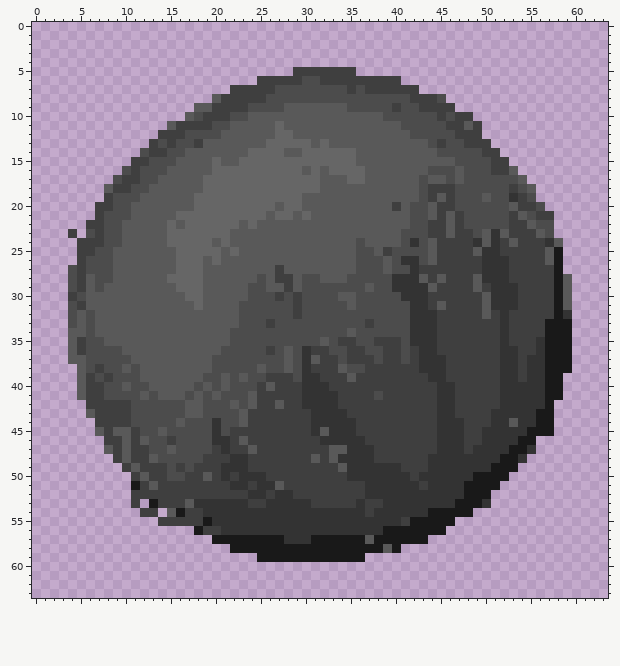
Two versions of one pixel-art sprite, sprites/spr_boulder/9d8ca207-e07d-43ec-ab24-bfb32d0c2227.png. The picture above was drawn from the file before the commit.
The file is 64x64 pixels. The old version is drawn lined up with the new one.
After the commit:
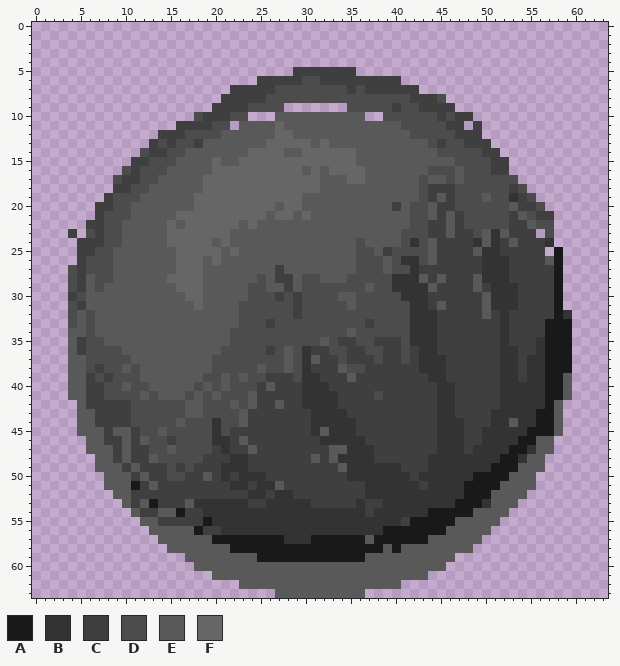
Palette (. is transparent): A #191919  B #333333  C #3f3f3f  D #4c4c4c  E #595959  F #666666
From old to new:
whole drawing moved by +0,-4 (the old picture is shown already moved)
@@ x 13..50 @@
  7 .........CCCCCDDDDDDDDCDCCCCCC........
- 8 .......ECCCCCDDDDDDDDDDDDDDDDCCCD.....
- 9 .....EECCCCDDDDEEEEEEEDDDDDCDDCCCC....
-10 ....EDCCCDDEEEEEEEEEEEEEEEDDDDDDCDCC..
-11 ..ECCCCDDEEEEEFEEEEEEEEEEEEEDDDDDCCEC.
+ 8 ........CCCCCDDDDDDDDDDDDDDDDCCCD.....
+ 9 .......CCCCDDDD.......DDDDDCDDCCCC....
+10 .....DCCCDD...EEEEEEEEEE..DDDDDDCDCC..
+11 ...CCCCDD.EEEEFEEEEEEEEEEEEEDDDDDCC.C.
 12 .CCCDDDDEEEEEEFFEEEEEEEEEEEEEDDDDDCCC.
@@ x 0..63 @@
 15 ...........CCDDDEEEEFEEFFFFFFFFFFFFFEEEEEEEEEEEDDDDCC...........
-16 ..........DCDDDEEEEEFFFFFFFFFFEFEFFFFEEEEEEEDDDEDDDCCE..........
-17 .........DCCDDEEEEEFFFFFFFFFFFFFEEEFFEEEEEEDEEDEDDDDDDE.........
-18 ........ECCDDEEEEEEFFFFFFFFFFFFFEEEEEEEEEEEDCCCDDDDDDCDE........
+16 ..........DCDDDEEEEEFFFFFFFFFFEFEFFFFEEEEEEEDDDEDDDCC...........
+17 .........DCCDDEEEEEFFFFFFFFFFFFFEEEFFEEEEEEDEEDEDDDDDD..........
+18 .........CCDDEEEEEEFFFFFFFFFFFFFEEEEEEEEEEEDCCCDDDDDDCD.........
 19 ........CDDDEEEEEEFFFFFFFFFFFFEEEEEEEEEEEEEDCECDDDEDDBCD........
@@ x 54..61 @@
 22 CEDD....
-23 CCED....
-24 CCCBE...
-25 CCCEA...
+23 CC.D....
+24 CCCB....
+25 CCC.A...
 26 CCCEA...
 27 CCCCA...
-28 CCCCAE..
-29 CCCCAE..
-30 CCCCAE..
-31 CCCCAE..
+28 CCCCA...
+29 CCCCA...
+30 CCCCA...
+31 CCCCA...
 32 CCCCAB..
@@ x 0..63 @@
 37 ....EEDDDDDEEEEEEEEEDDDDDDDDEDBECCDCCCDCCDCBBBCCCCCCBBCBBAAA....
-38 .....EDCDDEDEEEEEEEEDDDDDEDDEDBCCCEDDCCCCCCBBBCCCCCCBBCBBAAA....
-39 .....ECDCDDDEEEEEEEDDEDEDDCCCDBBCCCECCCCCCCCBBCCCCCCBBCBBAA.....
-40 .....ECCDDEDDEEEEEDEDEDDDCECCCBBBCCCCCCCCCCCCBBCCCCCBBBBBAA.....
-41 .....ECCDDDDEDEEEDEDEDDDECCCCCBBBBCCCCDCCCCCCBBCCCCCBBBBBAA.....
-42 ......CCCCCDDDDDDEEDDDEDECCECCBBBBCCCCCCCCCCCBBCCCCCBBBBBA......
-43 ......ECCCCDDDDDDEEDDDDECCCCCCCBBBBCCCCCCCCCCBBCCCCBBBBBAA......
-44 .......CCCCDDDDDEDDDBDDECCCCCCCBBBBBCCCCCCCCCBBBCCCBBEBBAA......
-45 .......ECEECDDEDDDDDBDCCCCCCCCCBEBBBCCCCCCCCCBBBCCBBBBBAAA......
-46 ........CCECEDDCDDDDBBCECCCCCCCCBBBBBCCCCCCCCBBBCCBBBBAA........
-47 ........ECECCDDEDDDDCBCCECCCCCCCCEEBBBCCCCCCCBBBCBBBBAAB........
-48 .........CECCEDDDDDCCCBBCCCCCCCECEBBBBCCCCCCBBBBBBBBAAB.........
-49 ..........CECCCDCDCCCBBBCCCCCCCCCCEBBBBBBCCCBBBBBBBAAA..........
-50 ...........CECCDDCCECBCBBBCCCCCCCCCBBBBBBBCBBBBBBAAAA...........
-51 ...........ACECCCCCCCCBBCBBECCCCCCCCCBBBBBBCBBBBAAAA............
-52 ...........CCCCCCCCCCCCCBBCBBCCCCCCCCBBBBBBBBBBBAAA.............
-53 ...........C.ACCCEBBBBBBCCBBBBBCCCCCBCCBBBBBBBBAAAB.............
-54 ............CC.EACCBBBBBBBBBBBBBBBBBBCBBBBBBAAAAA...............
-55 ..............CCCCCABBBBBBBBBBBBBBBBBBBBBCAAAAA.................
-56 ..................ACCBBBBBBBBBBBBBBBBBBAAAAAAA..................
-57 ....................AAAAAAAABBBAAAAAAEAAAAAA....................
-58 ......................AAAAAAAAAAAAAAAAAEA.......................
-59 .........................AAAAAAAAAAAA...........................
-60 ................................................................
-61 ................................................................
-62 ................................................................
-63 ................................................................
+38 ....EEDCDDEDEEEEEEEEDDDDDEDDEDBCCCEDDCCCCCCBBBCCCCCCBBCBBAAA....
+39 ....EECDCDDDEEEEEEEDDEDEDDCCCDBBCCCECCCCCCCCBBCCCCCCBBCBBAAE....
+40 ....EECCDDEDDEEEEEDEDEDDDCECCCBBBCCCCCCCCCCCCBBCCCCCBBBBBAAE....
+41 ....EECCDDDDEDEEEDEDEDDDECCCCCBBBBCCCCDCCCCCCBBCCCCCBBBBBAAE....
+42 .....ECCCCCDDDDDDEEDDDEDECCECCBBBBCCCCCCCCCCCBBCCCCCBBBBBAE.....
+43 .....EECCCCDDDDDDEEDDDDECCCCCCCBBBBCCCCCCCCCCBBCCCCBBBBBAAE.....
+44 .....EECCCCDDDDDEDDDBDDECCCCCCCBBBBBCCCCCCCCCBBBCCCBBEBBAAE.....
+45 .....EEECEECDDEDDDDDBDCCCCCCCCCBEBBBCCCCCCCCCBBBCCBBBBBAAAE.....
+46 ......EECCECEDDCDDDDBBCECCCCCCCCBBBBBCCCCCCCCBBBCCBBBBAAEE......
+47 ......EEECECCDDEDDDDCBCCECCCCCCCCEEBBBCCCCCCCBBBCBBBBAABEE......
+48 .......EECECCEDDDDDCCCBBCCCCCCCECEBBBBCCCCCCBBBBBBBBAABEE.......
+49 .......EEECECCCDCDCCCBBBCCCCCCCCCCEBBBBBBCCCBBBBBBBAAAEEE.......
+50 ........EEECECCDDCCECBCBBBCCCCCCCCCBBBBBBBCBBBBBBAAAAEEE........
+51 ........EEEACECCCCCCCCBBCBBECCCCCCCCCBBBBBBCBBBBAAAAEEEE........
+52 .........EECCCCCCCCCCCCCBBCBBCCCCCCCCBBBBBBBBBBBAAAEEEE.........
+53 ..........ECEACCCEBBBBBBCCBBBBBCCCCCBCCBBBBBBBBAAABEEE..........
+54 ...........ECCEEACCBBBBBBBBBBBBBBBBBBCBBBBBBAAAAAEEEE...........
+55 ............EECCCCCABBBBBBBBBBBBBBBBBBBBBCAAAAAEEEEE............
+56 .............EEEEEACCBBBBBBBBBBBBBBBBBBAAAAAAAEEEEE.............
+57 ..............EEEEEEAAAAAAAABBBAAAAAAEAAAAAAEEEEEE..............
+58 ...............EEEEEEEAAAAAAAAAAAAAAAAAEAEEEEEEEE...............
+59 .................EEEEEEEEAAAAAAAAAAAAEEEEEEEEEE.................
+60 ..................EEEEEEEEEEEEEEEEEEEEEEEEEEEE..................
+61 ....................EEEEEEEEEEEEEEEEEEEEEEEE....................
+62 .......................EEEEEEEEEEEEEEEEEE.......................
+63 ...........................EEEEEEEEEE...........................
